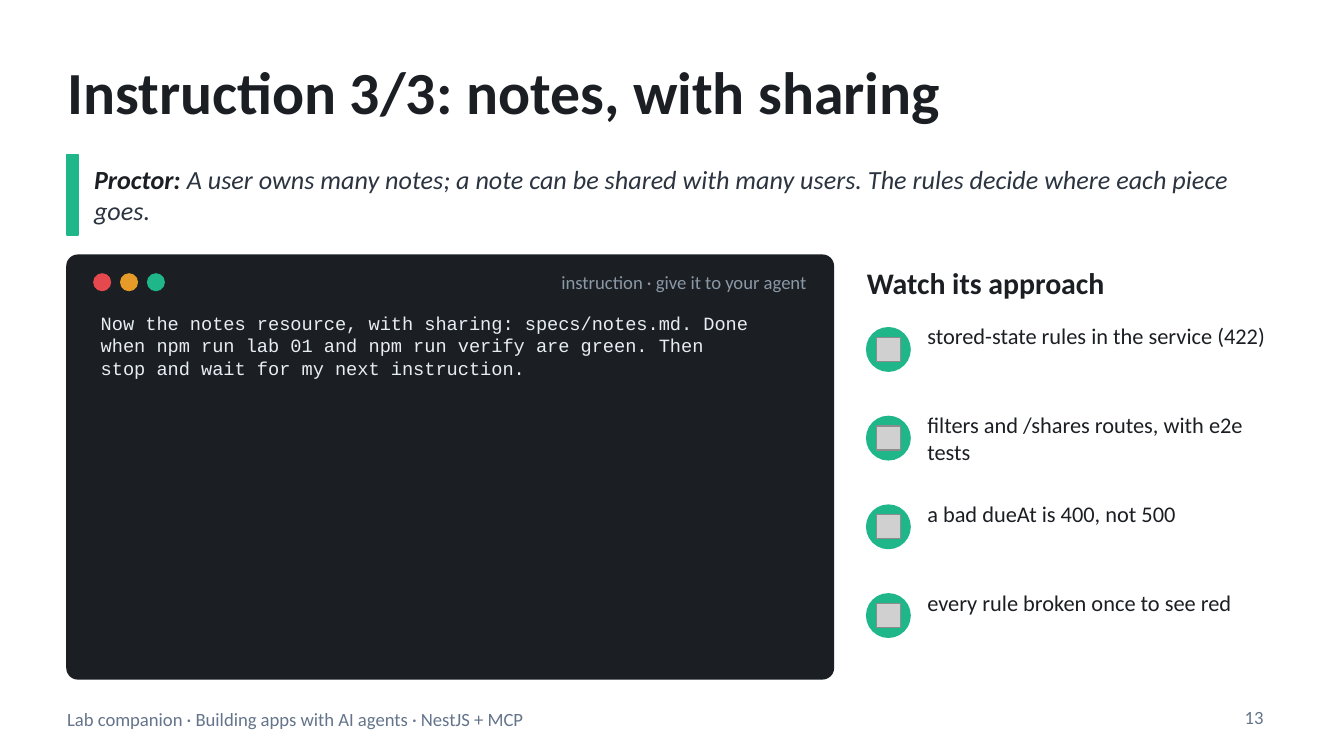
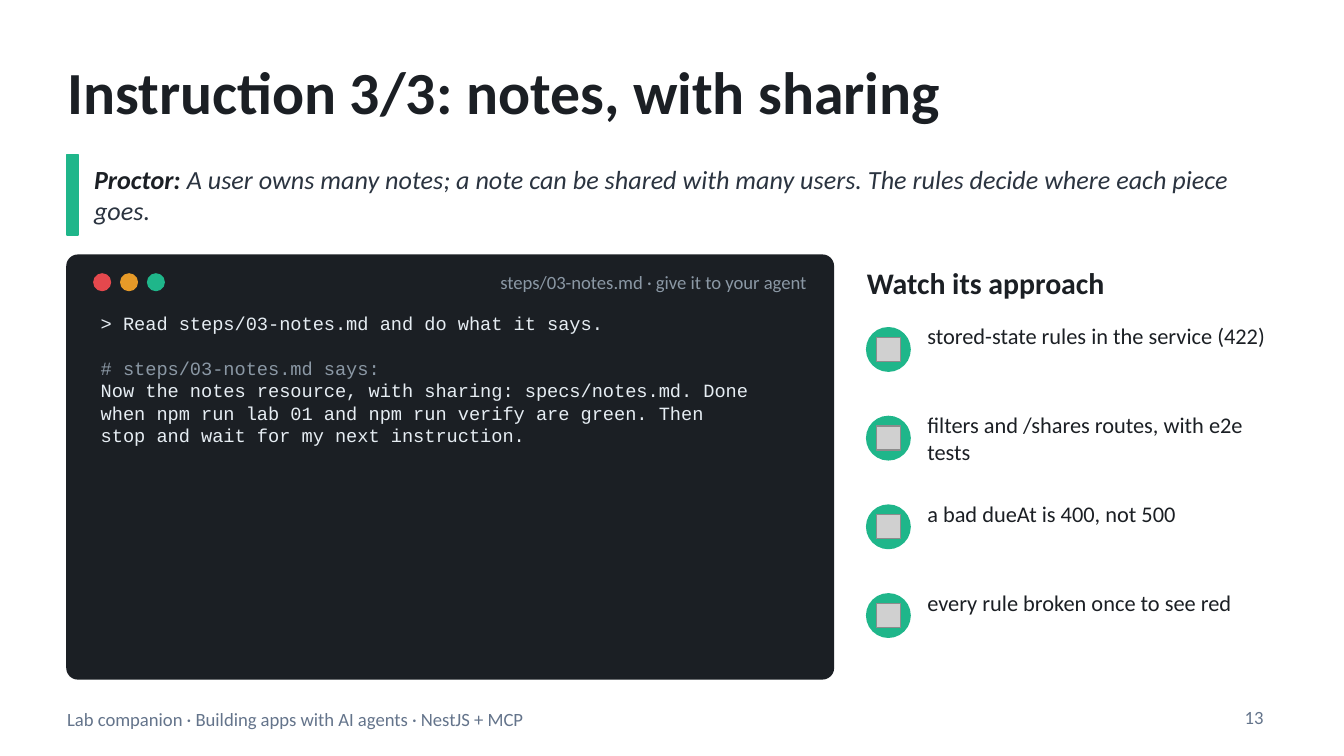
Before and after one commit to blazaga/ai-training-modules, a slide deck: slide 13 of docs/ai-agent-training/slides/lab-companion.pptx. Drawn at 1344x756 pixels with LibreOffice and Linux fonts; fonts in the diff are those of the drawing; grey boxes stand for pictures. Boxes give left, top, right and bottom in pixels: in the first picture for what was removed or moved away, otherwise in the second. Text is boxed around its words. In the diff, an @@ line names an element or a change of style, - is before the commit and + after.

```diff
--- a/docs/ai-agent-training/slides/lab-companion.pptx
+++ b/docs/ai-agent-training/slides/lab-companion.pptx
@@ text at bbox=[500, 276, 807, 292]: text changed @@
-instruction · give it to your agent
+steps/03-notes.md · give it to your agent
@@ text at bbox=[123, 317, 603, 379]: paragraphs added @@
+> Read steps/03-notes.md and do what it says.
+# steps/03-notes.md says:
```
Also in this commit, not shown: 4 other slides changed, 13 other files.
